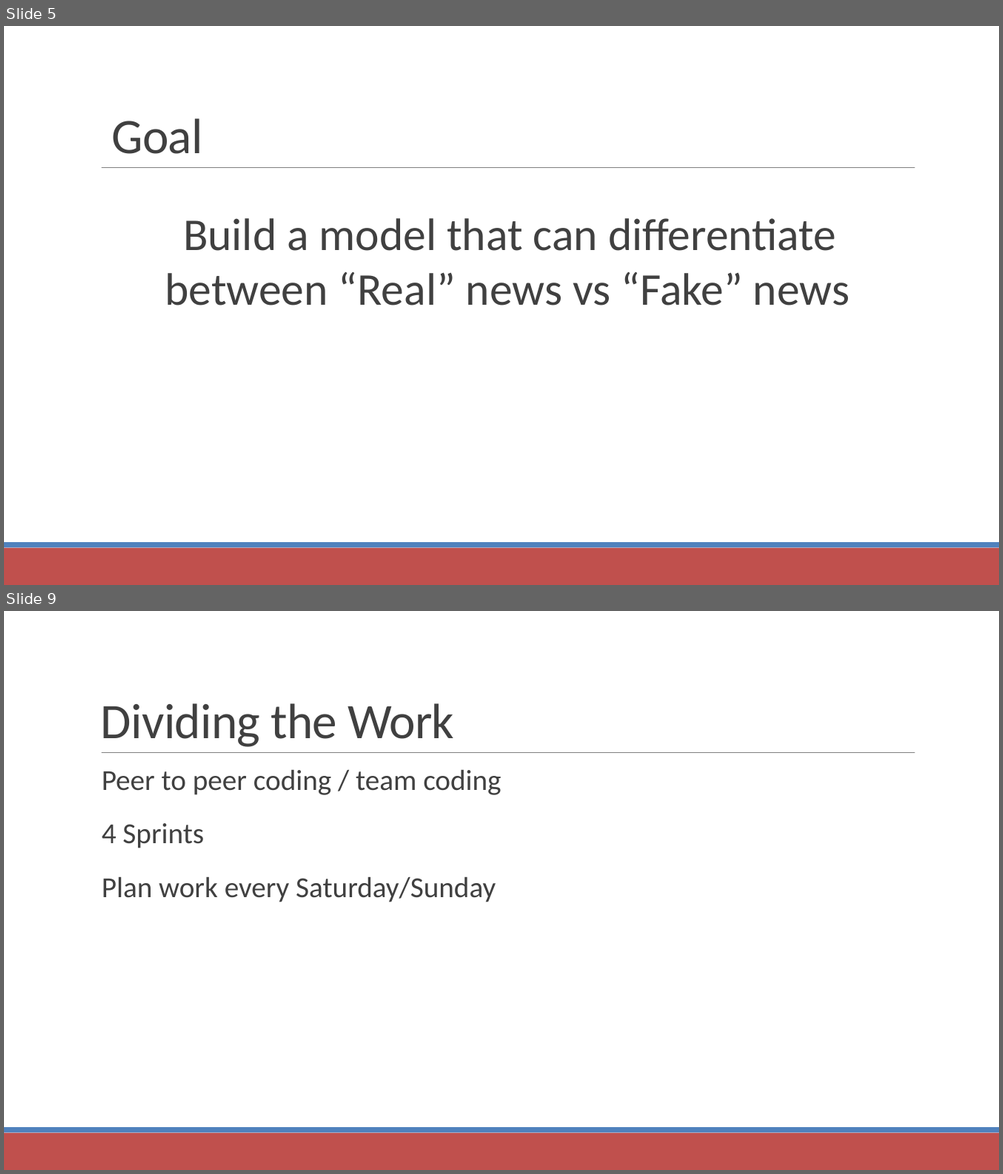
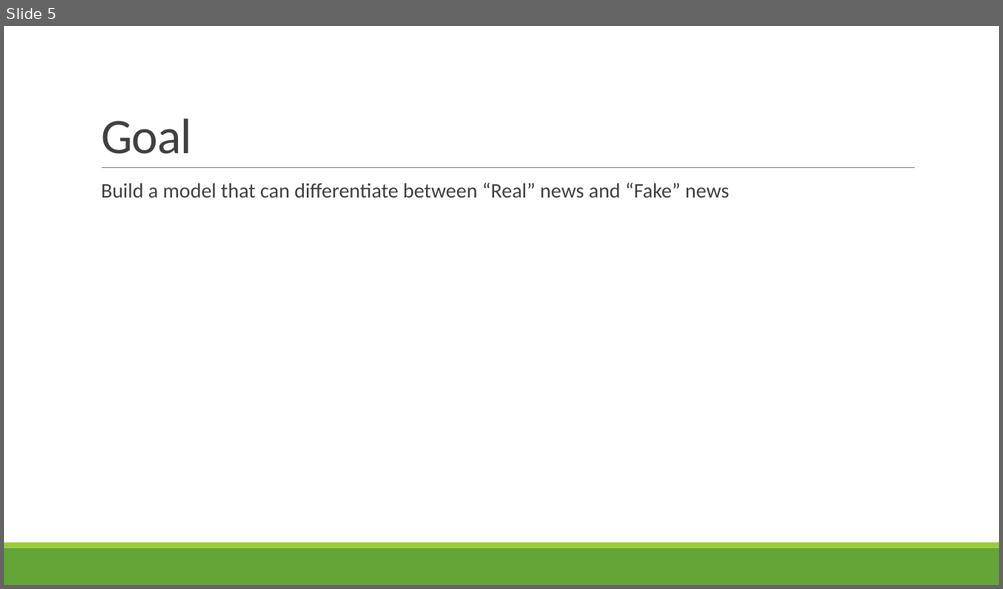
Before and after one commit to LinghanX/Project_Veritas, a slide deck: presentations/FakeNews_Final.pptx. Shown one above the other, each under a label of ours: slides 5 and 9 before the commit, slide 5 after it; the slides between them are not shown. The pictures are 1003x1174 and 1003x589 pixels, drawn with LibreOffice and Linux fonts; fonts in the diff are those of the drawing. Boxes give left, top, right and bottom in pixels: in the first picture for what was removed or moved away, otherwise in the second. Text is boxed around its words. In the diff, an @@ line names an element or a change of style, - is before the commit and + after.

```diff
--- a/presentations/FakeNews_Final.pptx
+++ b/presentations/FakeNews_Final.pptx
@@ slide 9 removed at (4,611,999,1170), background #FFFFFF; not listed: 3 template elements that a slide beside it also shows @@
@@ text removed at (101,703,454,747) @@
-Dividing the Work
@@ text removed at (102,769,501,903) @@
-  Peer to peer coding / team coding
-  4 Sprints
-  Plan work every Saturday/Sunday
@@ slide 5 changed as well @@
@@ title "Goal": place and size @@
-title "Goal" at (111,118,202,154)
+title "Goal" at (101,118,192,154)
@@ text at (101,183,728,198): text changed; size 44 to 20 pt @@
-  Build a model that can differentiate between “Real” news vs “Fake” news
+  Build a model that can differentiate between “Real” news and “Fake” news
@@ rectangle at (4,548,999,585): fill #C0504D to #63A537 @@
@@ rectangle at (4,543,999,548): fill #4F81BD to #99CB38 @@
```
Also in this commit, not shown: 2 other slides changed, 6 slides added, 5 other slides removed, 4 other files.
